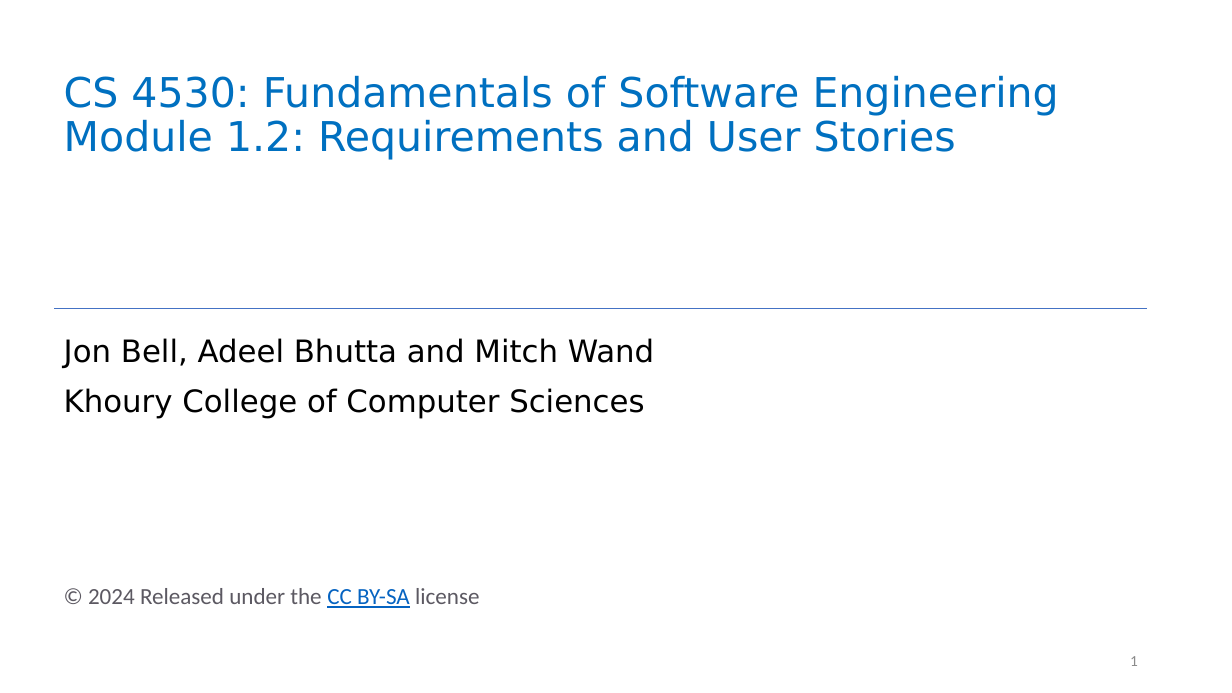
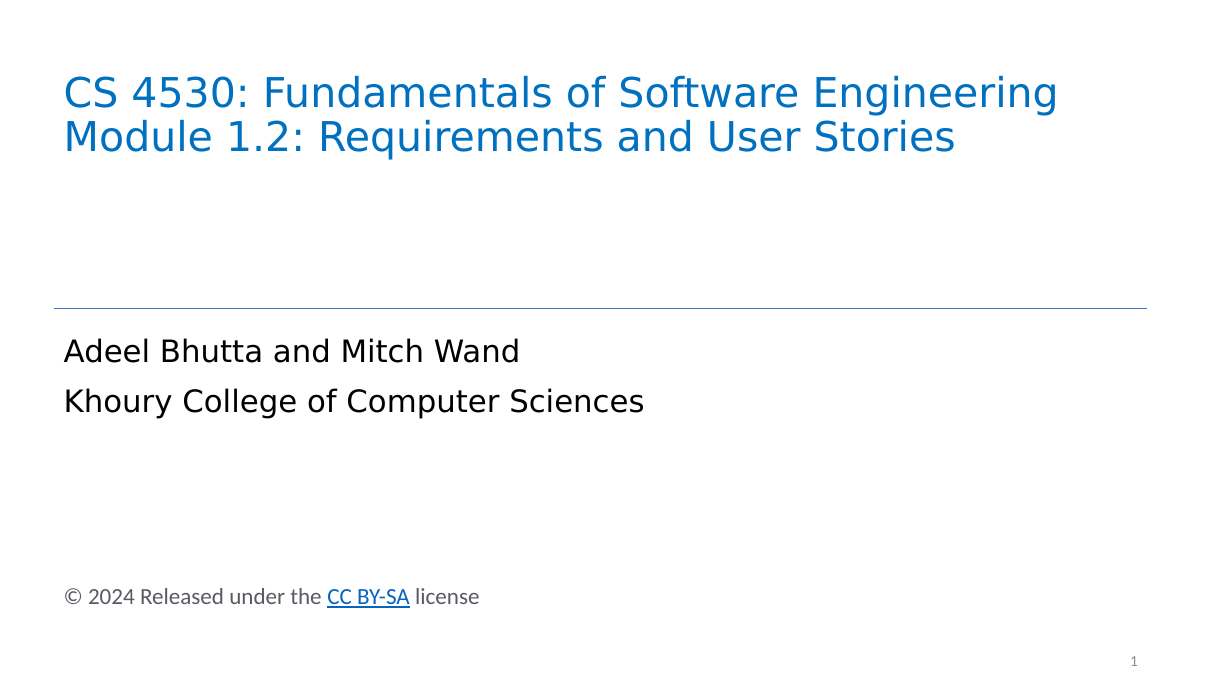
Before and after one commit to nishyanntomy/CS4530-Fall-2024, a slide deck: slide 1 of Slides/Module 01.2 Requirements.pptx. Drawn at 1232x693 pixels with LibreOffice and Linux fonts; fonts in the diff are those of the drawing. Boxes give left, top, right and bottom in pixels: in the first picture for what was removed or moved away, otherwise in the second. Text is boxed around its words. In the diff, an @@ line names an element or a change of style, - is before the commit and + after.

Commit message:
updated module page, calendar link, gemfile

```diff
--- a/Slides/Module 01.2 Requirements.pptx
+++ b/Slides/Module 01.2 Requirements.pptx
@@ subtitle at <box>64,338,520,363</box>: text changed @@
-Jon Bell, Adeel Bhutta and Mitch Wand
+Adeel Bhutta and Mitch Wand
```
Also in this commit, not shown: 4 other files.
